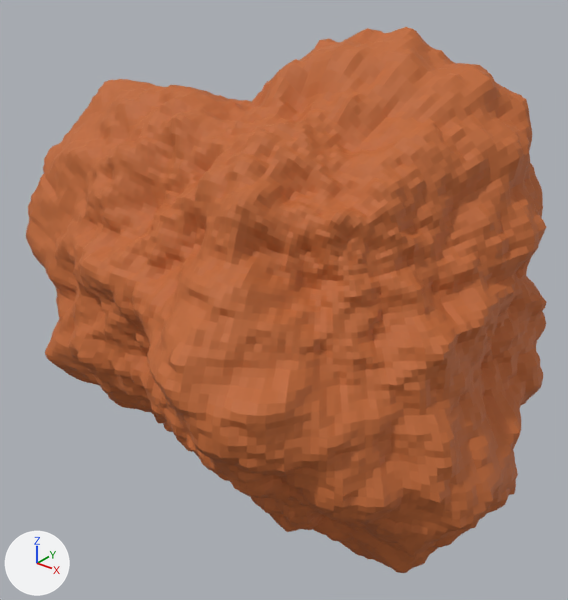
A saved change to the OBJ model model/asteroid.obj.
Rendered twice from a camera (50 mm lens) standing at (1.553, -2.101, 1.224) and looking at (-0.052, -0.095, -0.019). Every picture has the same lights, and +X, +Y and +Z are marked at lower left. Where no turn or scale is listed for an object, it has been applied to the vertices.

The older version as bpy lines, for what is in view:
```python
mat_material = principled_material('Material')
mat_material.texture = img_terra_jpg
mat_material.roughness = 0.69
me_cube = bpy.data.meshes.new('Cube')
me_cube.from_pydata(...)  # 24578 vertices, 24576 faces; spans x -1.01..0.9, y -0.93..0.83, z -0.81..0.93
me_cube.materials.append(mat_material)  # picture img_terra_jpg
ob_cube = bpy.data.objects.new('Cube', me_cube)
ob_cube.location = (0.0, 0.0, 0.0)
```
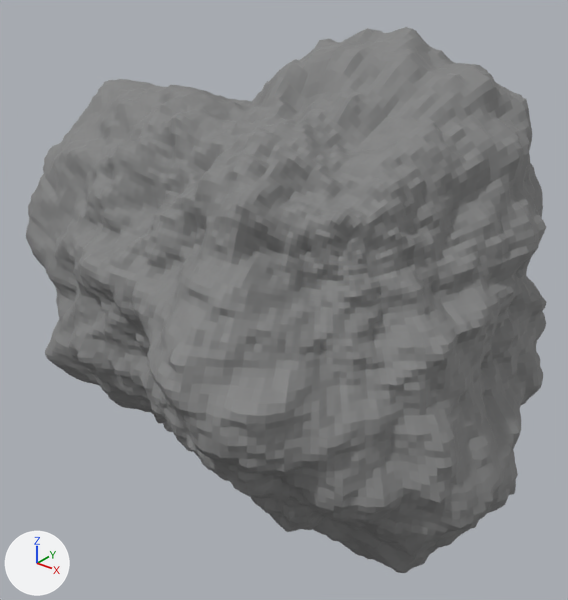
What differs and where, as boxes (x1, y1, x2, y2) in the pictures (568 x 600 px):
'Cube', surface changed (orange to grey): (26, 27, 546, 573) in both

The change, as a list of edits to the scene's bpy script:
```text
Add img_ateroid_textura_jpg:
    img_ateroid_textura_jpg = load_image('ateroid_textura.jpg', 'ateroid_textura.jpg', 1300, 1300, 'sRGB')
Change mat_material:
    mat_material.texture: img_terra_jpg -> img_ateroid_textura_jpg
```
